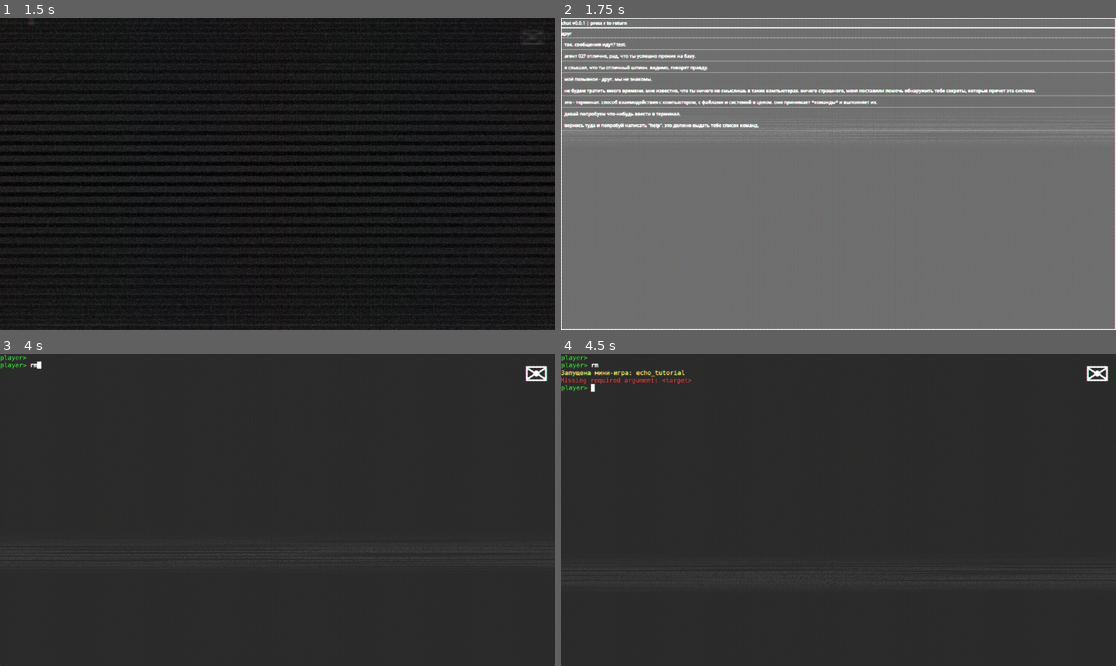
Above: before the commit, frames 1-4 (two rows, left to right).
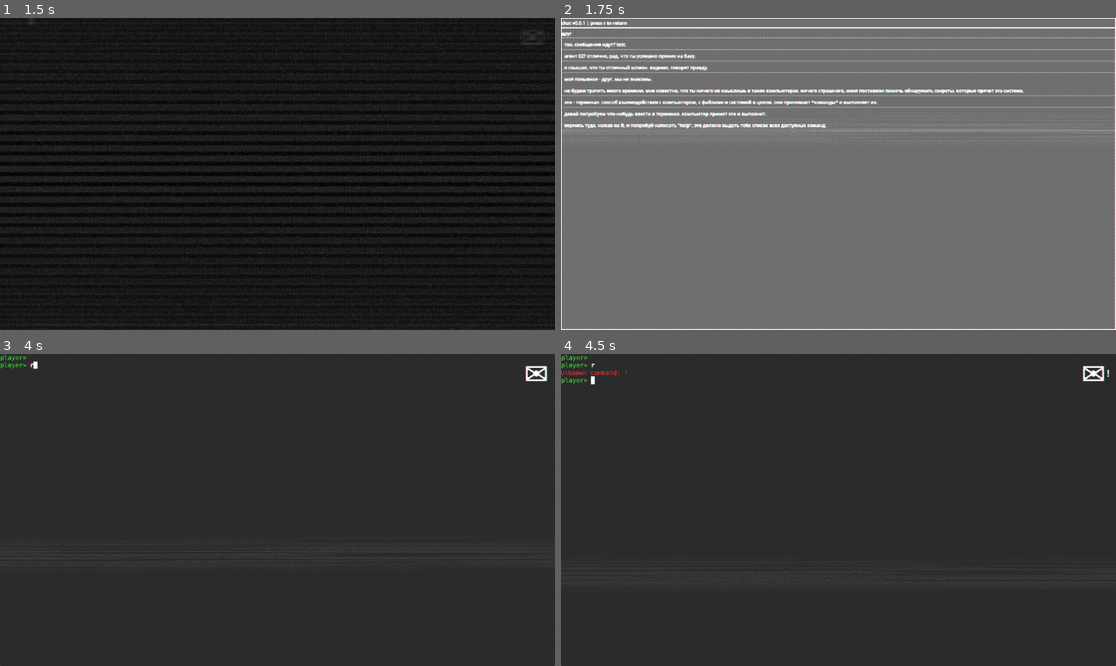
Above: after the commit, the same moments.

Repository: defonisek/linux_term_game
Game: Godot game, scene res://scenes/main_screen.tscn
Same seed, same stepped clock (60 frames per second), same inputs: the game is played once before the commit and once after it.
Inputs (mouse positions are in pixels of both pictures, inside the frame that each line leads up to):
- Up to frame 1 (1.5 s): click "Уровень 1" at 0.5 s; click (532, 39) at 1.25 s
- Up to frame 2 (1.75 s): no input
- Up to frame 3 (4 s): tap R at 2, 3.6 s; move the mouse to (399, 494) at 2.02 s; hold Right 2.03-2.78 s; tap Tab at 2.1, 2.85, 3.8 s; click (399, 494) at 2.17 s; tap Space at 2.75 s; move the mouse to (166, 525) at 2.77 s; hold Left 2.78-3.53 s; tap Enter at 3.5 s; move the mouse to (333, 441) at 3.52 s; hold Right from 3.53 s (still down)
- Up to frame 4 (4.5 s): keep holding Right; tap Space at 4.25 s; move the mouse to (810, 572) at 4.27 s; tap Enter at 4.35 s; click (810, 572) at 4.42 s

Frame 1 is identical in both runs. In frame 2, 0.7% of the frame differs, in the area x 6-86%, y 22-36%; in frame 3, less than 0.1%; in frame 4, 0.7%, in the area x 0-99%, y 2-13%.

Commit message:
feat: 1 level done

Diff:
--- a/src/scenes/main_screen.gd
+++ b/src/scenes/main_screen.gd
@@ -21,37 +21,96 @@
 				"агент 02? отлично, рад, что ты успешно проник на базу.",
 				"я слышал, что ты отличный шпион. видимо, говорят правду.",
 				"моё позывное - друг. мы не знакомы.",
-				"не будем тратить много времени. мне известно, что ты ничего не смыслишь в таких компьютерах. ничего страшного, меня поставили помочь обнаружить тебе секреты, которые прячет эта система.",
+				"не будем тратить много времени. мне известно, что ты ничего не смыслишь в таких компьютерах. ничего страшного, меня поставили помочь обнаружить секреты, которые прячет эта система.",
 				"это - терминал. способ взаимодействия с компьютером, с файлами и системой в целом. оно принимает *команды* и выполняет их.",
-				"давай попробуем что-нибудь ввести в терминал.",
-                "вернись туда и попробуй написать \"help\". это должно выдать тебе список команд."
+				"давай попробуем что-нибудь ввести в терминал. компьютер примет это и выполнит.",
+                "вернись туда, нажав на R, и попробуй написать \"help\". это должно выдать тебе список всех доступных команд."
+			]
+		},
+		{ "type": "wait_for_chat_read" },
+		{
+			"type": "wait_command",
+			"command": "help",
+			"on_fail": "retry_message",
+			"retry_text": "не торопись. просто введи help и нажми enter."
+		},
+		{
+			"type": "send_mail",
+			"messages": [
+				"отлично. ты увидел список команд. их действительно много. не беспокойся, мы пойдем от простого к сложному.",
+				"help это хорошо, но что если надо узнать подробности о конкретной команде?",
+				"почти каждая команда поддерживает флаг -h (или --help). он показывает краткую справку о том, как её использовать.",
+				"что такое флаг? это какой-то указатель на необходимость включить часть функционала команды. например, в случае передачи -h, команда читает этот -h и понимает, что нужно вывести краткую справку.",
+				"давай проверим и заодно перейдем к следующей команде: введи \"echo -h\"."
 			]
 		},
 		{ "type": "wait_for_chat_read" },
 		{
 			"type": "wait_command",
 			"command": "echo",
-			"on_fail": "minigame",
-			"minigame_id": "echo_tutorial"
-		},
-		{
-			"type": "send_mail",
-			"messages": [
-				"echo выводит то, что ты пишешь после неё.",
-				"Теперь попробуй вывести текст, например: 'echo привет!'"
+			"args": ["-h"],
+			"on_fail": "retry_message",
+			"retry_text": "именно: echo -h (через пробел). попробуй ещё раз, без этого мы ничего толком тут не найдем."
+		},
+		{
+			"type": "send_mail",
+			"messages": [
+				"видишь? система выдала описание. полезный трюк, если ты вдруг забудешь, что делает команда.",
+				"теперь собственно используем саму команду echo: она повторяет всё, что ты ей передашь. действительно как эхо.",
+				"попробуй вывести, например, \"echo hello\"."
 			]
 		},
 		{ "type": "wait_for_chat_read" },
 		{
 			"type": "wait_command",
 			"command": "echo",
-			"args": ["привет!"],
+			"args": ["hello"],
 			"on_fail": "retry_message",
-			"retry_text": "нет, попробуй ещё.."
-		},
-		{
-			"type": "send_mail",
-			"messages": ["Поздравляю! Уровень пройден."]
+			"retry_text": "02, выполняй поручения точно. \"echo hello\". у тебя еще появится возможность поделать что-то другое, когда научишься основам."
+		},
+		{
+			"type": "send_mail",
+			"messages": [
+				"отлично. в принципе основы работы с терминалом ты, думаю, понял. вводишь команду - получаешь результат.",
+    	        "теперь к работе. нам нужно узнать, за тем ли ты компьютером. проверь с помощью команды hostname и выведи с помощью echo только номер компьютера."
+			]
+		},
+		{ "type": "wait_for_chat_read" },
+		{
+			"type": "wait_command",
+			"command": "echo",
+			"args": ["34"]
+		},
+		{
+			"type": "send_mail",
+			"messages": [
+				"34, ага, хорошо... я попробую выяснить, что потенциально скрывается на системе 34.",
+				"пока продолжим. для наших целей нужно выяснить, правильно ли система отслеживает дату и время по UTC. это команда date с флагом. с каким - выясни сам."
+			]
+		},
+		{ "type": "wait_for_chat_read" },
+		{
+			"type": "wait_command",
+			"command": "date",
+			"args": ["-u"]
+		},
+		{
+			"type": "send_mail",
+			"messages": [
+				"отлично... так, отмена, к тебе кто-то движется!",
+				"очисти экран командой clear, быстро!"
+			]
+		},
+		{ "type": "wait_for_chat_read" },
+		{
+			"type": "wait_command",
+			"command": "clear",
+			"on_fail": "retry_message",
+			"retry_text": "просто \"clear\", это зачистит все, что на экране."
+		},
+		{
+			"type": "send_mail",
+			"messages": ["историю чата я сотру сам. уходи."]
 		}
 	]
 }
@@ -156,9 +215,10 @@
 		"minigame":
 			await run_minigame(stage.get("minigame_id", "default"))
 		"retry_message":
-			var retry_text = stage.get("retry_text", "Неверная команда. Попробуй ещё раз.")
-			other_screen.add_message(retry_text)
-			terminal.set_other_screen_pending(true)
+			var retry_text = stage.get("retry_text", "")
+			if retry_text != null and retry_text != "":
+				other_screen.add_message(retry_text)
+				terminal.set_other_screen_pending(true)
 		_:
 			pass   # ничего не делаем
 
--- a/src/terminal/input.gd
+++ b/src/terminal/input.gd
@@ -20,8 +20,6 @@
 				_key_backspace()
 			Key.KEY_DELETE:
 				_key_delete()
-			Key.KEY_TAB:
-				_terminal.invoke_autocompletion()
 			_:
 				_insert_printable_character(event)
 
--- a/src/terminal/terminal.gd
+++ b/src/terminal/terminal.gd
@@ -131,59 +131,6 @@
 	caret_logical_index_x += 1
 	if should_update:
 		recreate_display_lines_since_last_input_only()
-
-
-
-func invoke_autocompletion() -> void:
-	var line: TerminalLogicalLine = get_active_logical_line()
-	var prompt_len: int = primary_prompt_text.length()
-	var original_input_text: String = line.get_text(prompt_len)
-	var original_caret_pos_x: int = caret_logical_index_x
-
-	if caret_logical_index_x <= prompt_len:
-		return
-
-	# Extract text from end of prompt to caret (ignore right side).
-	var left_text: String = original_input_text.substr(0, caret_logical_index_x - prompt_len)
-	left_text = left_text.strip_edges(true, false)
-
-	# Find the start of the current word.
-	var is_preceded_by_other_words: bool = false
-	var word_start_idx: int = 0
-	for i in range(left_text.length() - 1, -1, -1):
-		var ch: String = left_text[i]
-		if ch == " " or ch == "\t":
-			word_start_idx = i + 1
-			is_preceded_by_other_words = true
-			break
-
-	var current_word: String = left_text.substr(word_start_idx)
-
-	# Only autocomplete the first word (the command name); more advanced autocompletion can be added
-	# by calling custom command-specific methods from the 'TerminalCommands' class.
-	if is_preceded_by_other_words:
-		return
-
-	var commands: Array = _commands.get_available_commands()
-	var matches: Array = []
-
-	for command: String in commands:
-		if command.begins_with(current_word):
-			matches.append(command)
-
-	if matches.is_empty():
-		# No matches: can't autocomplete.
-		pass
-	elif matches.size() == 1:
-		# Single match: autocomplete inline.
-		_autocomplete(current_word, matches[0])
-	else:
-		# Multiple matches: print a list.
-		print_on_terminal(", ".join(matches), default_text_color)
-		_create_new_line_with_prompt()
-		_insert_text_at_caret(original_input_text)
-		caret_logical_index_x = original_caret_pos_x
-		update_caret_position()
 
 func get_font() -> Font:
 	return _font
@@ -264,20 +211,6 @@
 	var prompt_length: int = primary_prompt_text.length()
 	active_line.chars.resize(prompt_length)
 	caret_logical_index_x = prompt_length
-
-
-func _autocomplete(incomplete_input: String, complete_input: String) -> void:
-	if not complete_input.begins_with(incomplete_input):
-		push_error(
-			"Terminal: Autocomplete mismatch: complete_input does not start with incomplete_input."
-		)
-		return
-
-	var suffix: String = complete_input.substr(incomplete_input.length())
-
-	# Insert only the missing part at the caret, preserving everything else.
-	for ch: String in suffix:
-		insert_char_at_caret(ch, default_text_color)
 
 
 func _create_display_lines_from_logical_line(logical_line: TerminalLogicalLine) -> void:
--- a/src/virtual_file_system.gd
+++ b/src/virtual_file_system.gd
@@ -19,19 +19,72 @@
 	print_tree()
 
 func _build_default_tree():
+	var bin  = _make_dir(root, "bin")
+	var etc  = _make_dir(root, "etc")
 	var home = _make_dir(root, "home")
-	var player_dir = _make_dir(home, "player")
-	_make_file(player_dir, "readme.txt", "Добро пожаловать, игрок!\nИспользуй команды терминала. терминала терминала терминала терминала терминала терминала терминала терминала терминала \n терминала терминала терминала терминала терминалатерминала терминала")
-	var docs = _make_dir(player_dir, "documents")
-	_make_file(docs, "notes.txt", "Заметки: выучить ls и cd.")
-	_make_dir(player_dir, "downloads")
-
-	var etc = _make_dir(root, "etc")
-	_make_file(etc, "passwd", "root:x:0:0:root:/root:/bin/bash\nplayer:x:1000:1000::/home/player:/bin/sh")
-
-	var usr = _make_dir(root, "usr")
-	var bin = _make_dir(usr, "bin")
-	_make_file(bin, "placeholder", "")
+	var root_dir = _make_dir(root, "root")
+	var tmp  = _make_dir(root, "tmp")
+	var usr  = _make_dir(root, "usr")
+	var var_dir = _make_dir(root, "var")
+
+	var player = _make_dir(home, "player")
+	_make_file(player, "readme.txt",
+		"Добро пожаловать в систему, агент.\nВсе указания в папках reports и configs.")
+	_make_file(player, "todo.txt",
+		"1. Отправить недельный отчёт\n2. Проверить шифрование\n3. Связаться с Агентом 99")
+	_make_file(player, ".notes.txt",
+		"Черновик: вчера видел подозрительного человека у входа. Надо доложить.")
+	_make_file(player, "temp.log",
+		"PID 1234: started\nPID 1235: failed\nPID 1236: ok")
+	_make_file(player, "welcome.txt",
+		"Система готова к работе.\nВерсия 2.1.0")
+	var reports = _make_dir(player, "reports")
+	_make_file(reports, "weekly_report.txt",
+		"Отчёт за прошлую неделю:\nПроверок: 5\nНарушений: 0")
+	_make_file(reports, "daily_log.txt",
+		"Пн: всё чисто\nВт: перебои с питанием\nСр: штатно")
+	_make_file(reports, "incident_04.txt",
+		"Инцидент 04: ложная тревога, датчик сработал на кошку.")
+	var configs = _make_dir(player, "configs")
+	_make_file(configs, "settings.cfg",
+		"volume=80\nbrightness=50\nencryption=on")
+	_make_file(configs, "aliases.sh",
+		"alias ll='ls -l'\nalias la='ls -a'")
+	_make_file(configs, "contacts.txt",
+		"Связной: Агент 99\nКанал: старый склад\nКод доступа: X7G-PL9\nСеанс: пятница 23:00")
+	var data = _make_dir(player, "data")
+	_make_file(data, "metrics.csv",
+		"time,cpu,mem\n00:00,12,34\n00:05,15,40")
+	_make_file(data, "inventory.txt",
+		"Пропуск: 1\nКлюч-карта: 2\nФонарик: 1")
+	_make_file(data, "map.txt",
+		"Карта лежит в верхнем ящике, не потеряй!")
+	var old = _make_dir(player, "old")
+	_make_file(old, "draft1.txt",
+		"Первый вариант плана... (устарел)")
+	_make_file(old, "draft2.txt",
+		"Второй вариант: использовать окно.")
+	_make_file(old, "backup.log",
+		"Бэкап выполнен: 01.01.2026")
+
+	var personal = _make_dir(player, "personal")
+	_make_file(personal, "photos_list.txt",
+		"папка с фотографиями удалена для безопасности.")
+	_make_file(etc, "hostname", "secret-lab-34")
+	_make_file(etc, "passwd",
+		"root:x:0:0:root:/root:/bin/bash\nplayer:x:1000:1000::/home/player:/bin/sh")
+
+
+	var log = _make_dir(var_dir, "log")
+	_make_file(log, "syslog", "Jan 1 00:00:00 localhost kernel: Initializing...")
+	_make_file(log, "auth.log", "Jan 1 00:00:01 login: player on tty1")
+
+	var share = _make_dir(usr, "share")
+	_make_file(share, "welcome.txt", "Welcome to the system.")
+	_make_file(share, "motd", "Message of the Day: Ask not for whom the bell tolls.")
+	_make_dir(usr, "bin")
+	_make_dir(usr, "lib")
+	_make_dir(tmp, "backups")
 
 func _make_dir(parent: VFSNode, name: String) -> VFSNode:
 	assert(parent.is_dir, "Нельзя создать подкаталог в файле")
Not shown, added: src/export_presets.cfg
